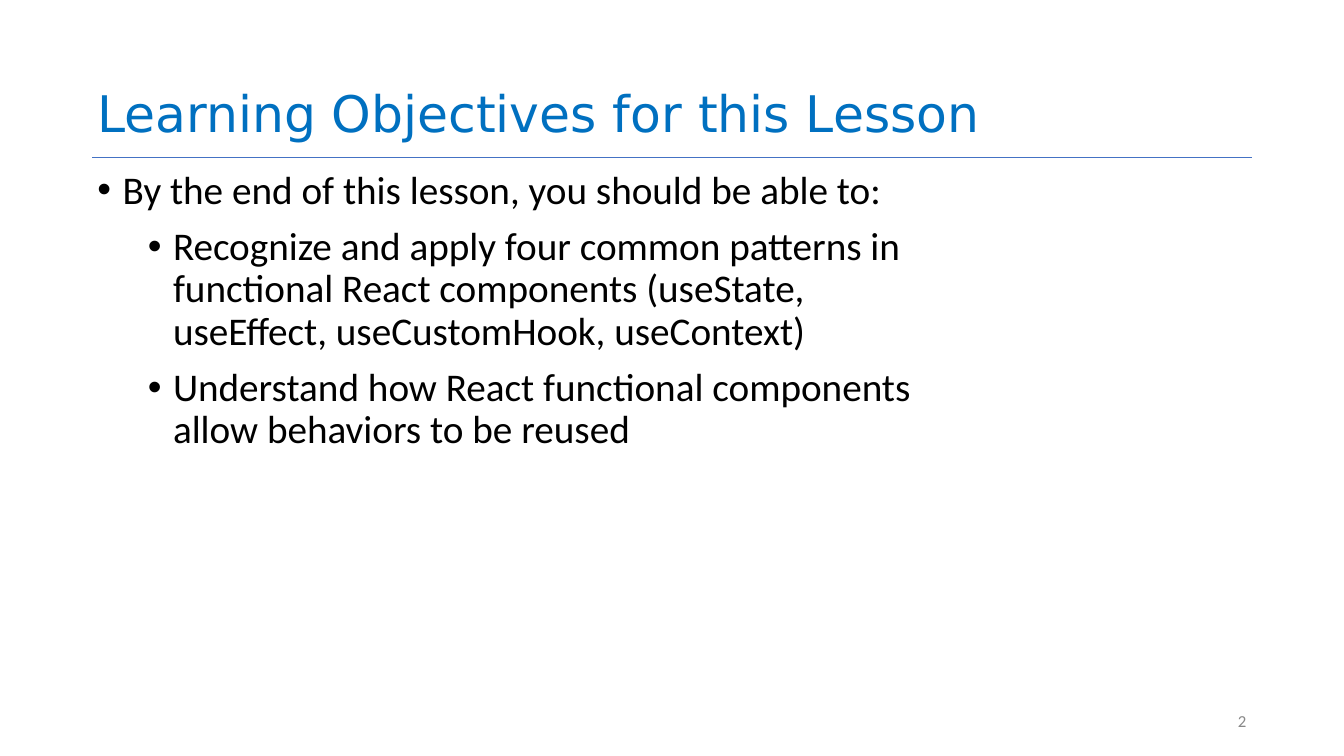
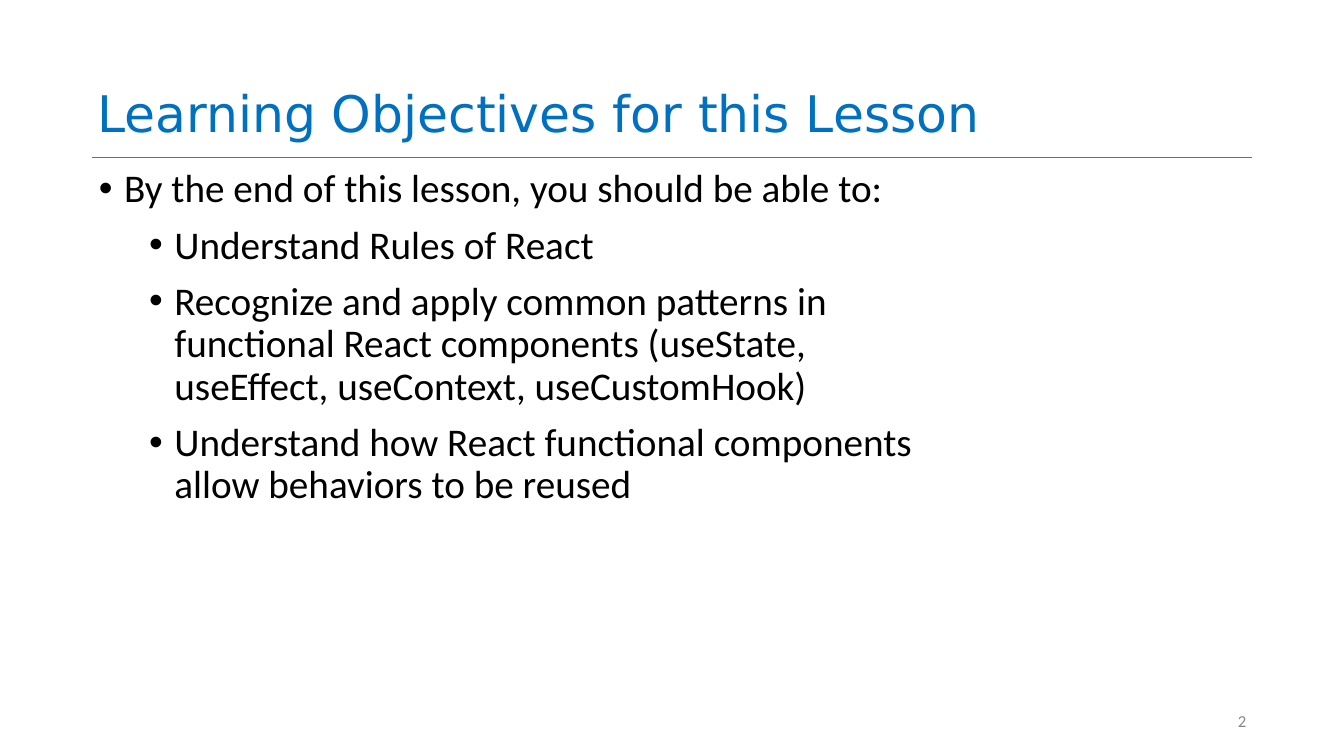
Before and after one commit to neu-se/CS4530-Spring-2023, a slide deck: slide 2 of Slides/Module 08 Patterns of React.pptx. Drawn at 1344x756 pixels with LibreOffice and Linux fonts; fonts in the diff are those of the drawing. Boxes give left, top, right and bottom in pixels: in the first picture for what was removed or moved away, otherwise in the second. Text is boxed around its words. In the diff, an @@ line names an element or a change of style, - is before the commit and + after.

```diff
--- a/Slides/Module 08 Patterns of React.pptx
+++ b/Slides/Module 08 Patterns of React.pptx
@@ text at bbox=[174, 231, 827, 405]: text changed @@
-  • Recognize and apply four common patterns in functional React components (useState, useEffect, useCustomHook, useContext)
+  • Understand Rules of React
+  • Recognize and apply common patterns in functional React components (useState, useEffect, useContext, useCustomHook)
```
Also in this commit, not shown: 7 other slides changed, 1 slide added, 2 slides removed, 1 other file.
